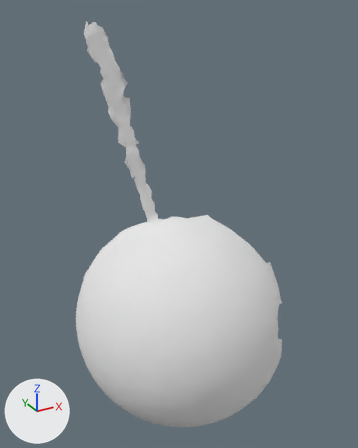
The OBJ model res/pendulum_horizontal/Pendulum_horizontal.000038.obj as it was, and as the next commit left it.
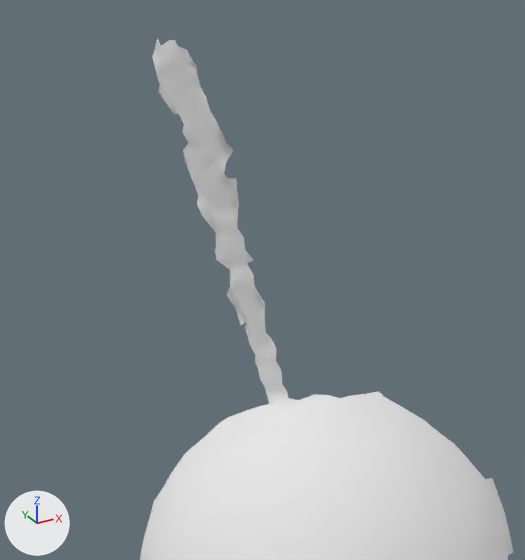
Each version appears first whole from a 50 mm camera at (177.0, -507.0, 402.0) aimed at (453.0, -3.0, 150.0), and next in a close-up on the part from 0% to 80% of the width and 0% to 69% of the height. Lighting does not change. The marker at lower left points along +X, +Y and +Z. Where no turn or scale is listed for an object, it has been applied to the vertices.

Script lines for the objects in view, before the commit:
```python
me_pendulum_horizontal_000038 = bpy.data.meshes.new('Pendulum_horizontal.000038')
me_pendulum_horizontal_000038.from_pydata(...)  # 5335 vertices, 10502 faces; spans x 320.0..565.0, y -134.0..109.0, z -148.0..387.0
me_pendulum_horizontal_000038.materials.append(mat_pendulum_horizontal_000038)  # white #e7e7e7
ob_pendulum_horizontal_000038 = bpy.data.objects.new('Pendulum_horizontal.000038', me_pendulum_horizontal_000038)
ob_pendulum_horizontal_000038.location = (0.0, 0.0, 0.0)
```
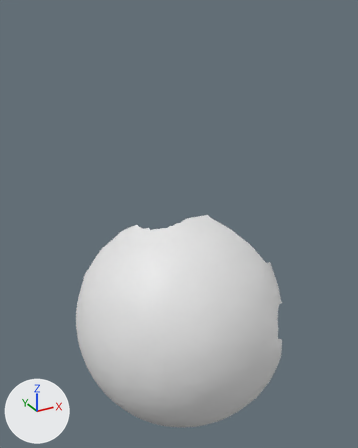
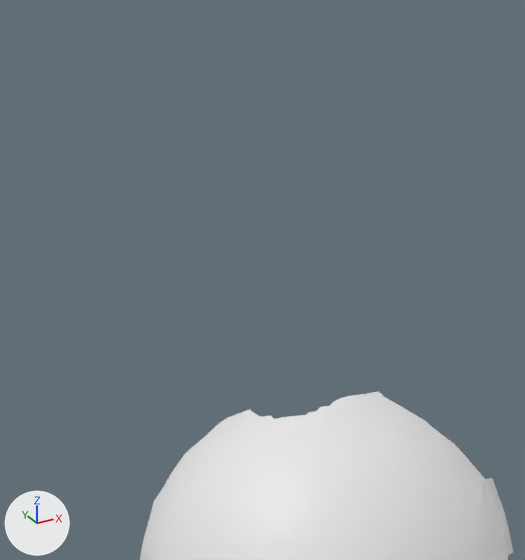
What the commit changed:
me_pendulum_horizontal_000038 is used by ob_pendulum_horizontal_000038; location (0.0, 0.0, 0.0).
me_pendulum_horizontal_000038 had 5335 vertices, 10502 faces and spanned x 320.0..565.0, y -134.0..109.0, z -148.0..387.0.
me_pendulum_horizontal_000038 no longer uses material mat_pendulum_horizontal_000038 (white #e7e7e7).
me_pendulum_horizontal_000038 now has 4942 vertices, 9793 faces and spans x 320.0..565.0, y -134.0..109.0, z -148.0..148.0.
me_pendulum_horizontal_000038 part 1: 393 vertices removed from x 372.0..468.0, y 10.0..73.0, z 138.0..387.0.

Changed parts and their boxes (x1, y1, x2, y2) in the close-ups (525 x 560 px):
'Pendulum_horizontal.000038', reshaped
    before: (140, 38, 513, 560)
    after: (140, 391, 513, 560)
part 1 of me_pendulum_horizontal_000038, deleted
    before: (152, 38, 340, 419)
